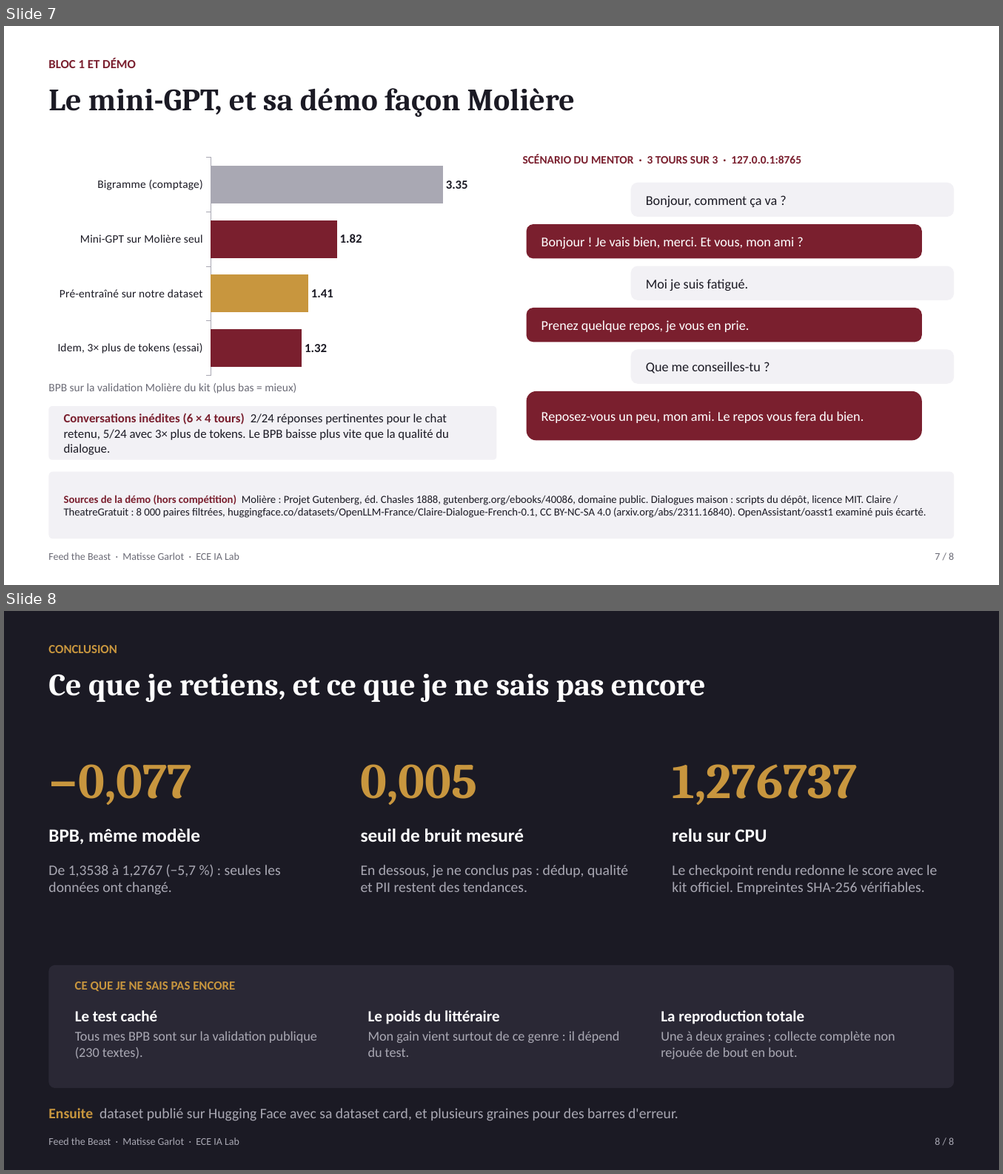
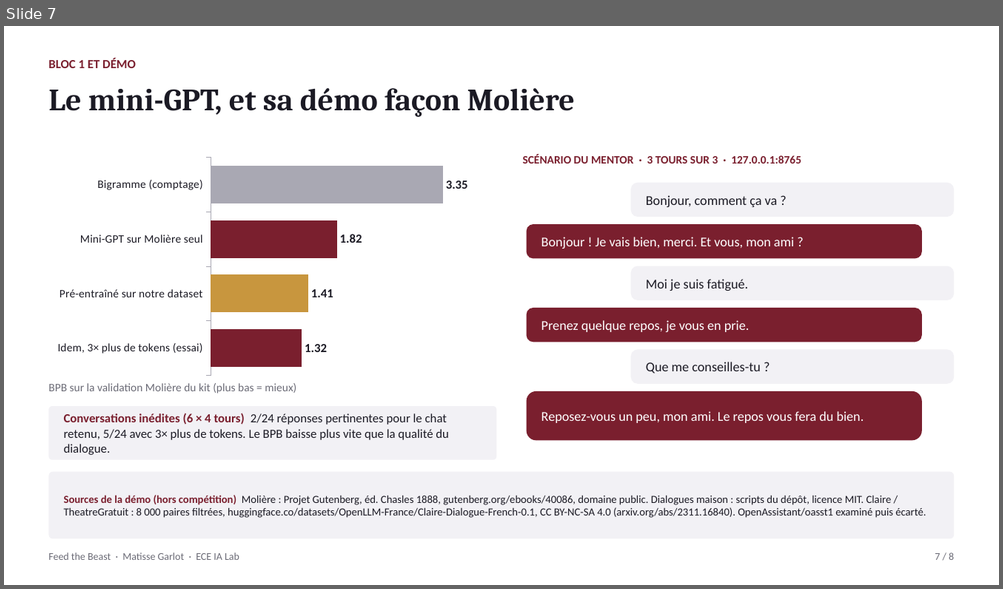
Before and after one commit to MatisseGrl/piscine_Lab, a slide deck: report/Feed-the-Beast-soutenance.pptx. Shown one above the other, each under a label of ours: slides 7 and 8 before the commit, slide 7 after it. The pictures are 1003x1174 and 1003x589 pixels, drawn with LibreOffice and Linux fonts; fonts in the diff are those of the drawing. Boxes give left, top, right and bottom in pixels: in the first picture for what was removed or moved away, otherwise in the second. Text is boxed around its words. In the diff, an @@ line names an element or a change of style, - is before the commit and + after.

Commit message:
Simplify closing slide to a plain conclusion

```diff
--- a/report/Feed-the-Beast-soutenance.pptx
+++ b/report/Feed-the-Beast-soutenance.pptx
@@ slide 8 removed at [4,611,999,1170], background #1B1A24 @@
@@ text removed at [48,645,116,653] @@
-CONCLUSION
@@ text removed at [48,674,706,702] @@
-Ce que je retiens, et ce que je ne sais pas encore
@@ text removed at [48,764,191,805] @@
-−0,077
@@ text removed at [361,764,478,805] @@
-0,005
@@ text removed at [671,764,856,805] @@
-1,276737
@@ text removed at [48,829,200,844] @@
-BPB, même modèle
@@ text removed at [361,829,523,842] @@
-seuil de bruit mesuré
@@ text removed at [671,829,766,842] @@
-relu sur CPU
@@ text removed at [48,865,281,895] @@
-De 1,3538 à 1,2767 (−5,7 %) : seules les données ont changé.
@@ text removed at [361,865,628,892] @@
-En dessous, je ne conclus pas : dédup, qualité et PII restent des tendances.
@@ text removed at [671,865,936,894] @@
-Le checkpoint rendu redonne le score avec le kit officiel. Empreintes SHA-256 vérifiables.
@@ rounded rectangle removed at [48,965,954,1088] @@
@@ text removed at [75,982,235,991] @@
-CE QUE JE NE SAIS PAS ENCORE
@@ text removed at [75,1011,317,1059] @@
-Le test caché
-Tous mes BPB sont sur la validation publique (230 textes).
@@ text removed at [368,1011,619,1057] @@
-Le poids du littéraire
-Mon gain vient surtout de ce genre : il dépend du test.
@@ text removed at [660,1011,895,1059] @@
-La reproduction totale
-Une à deux graines ; collecte complète non rejouée de bout en bout.
@@ text removed at [48,1108,678,1122] @@
-Ensuite dataset publié sur Hugging Face avec sa dataset card, et plusieurs graines pour des barres d'erreur.
@@ text removed at [48,1138,239,1145] @@
-Feed the Beast · Matisse Garlot · ECE IA Lab
@@ text removed at [934,1138,953,1145] @@
-8 / 8
```
Also in this commit, not shown: 1 slide added, 1 other file.
